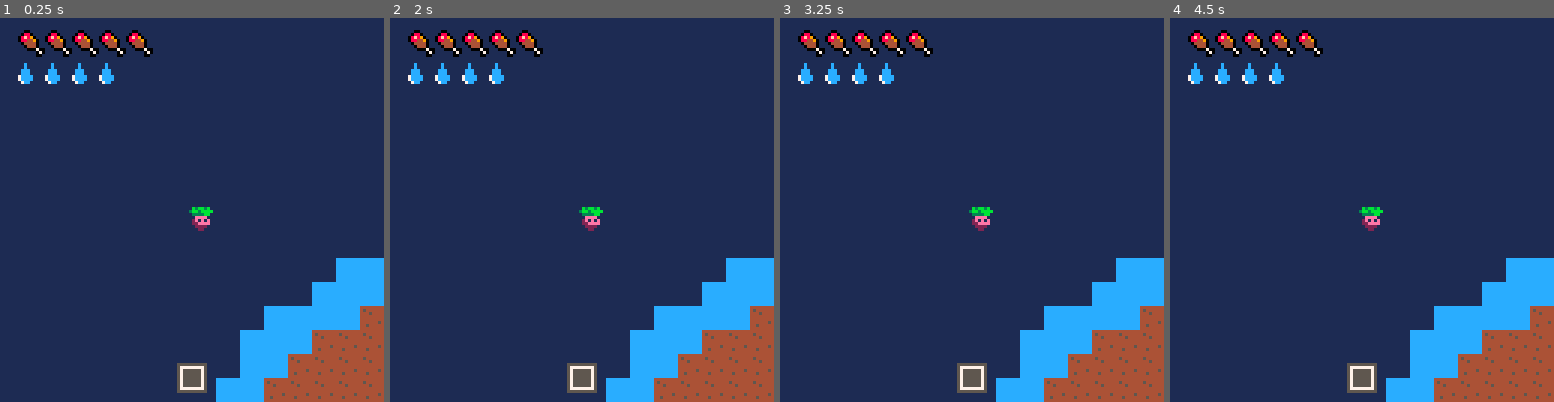
Above: before the commit, frames 1-4 (left to right).
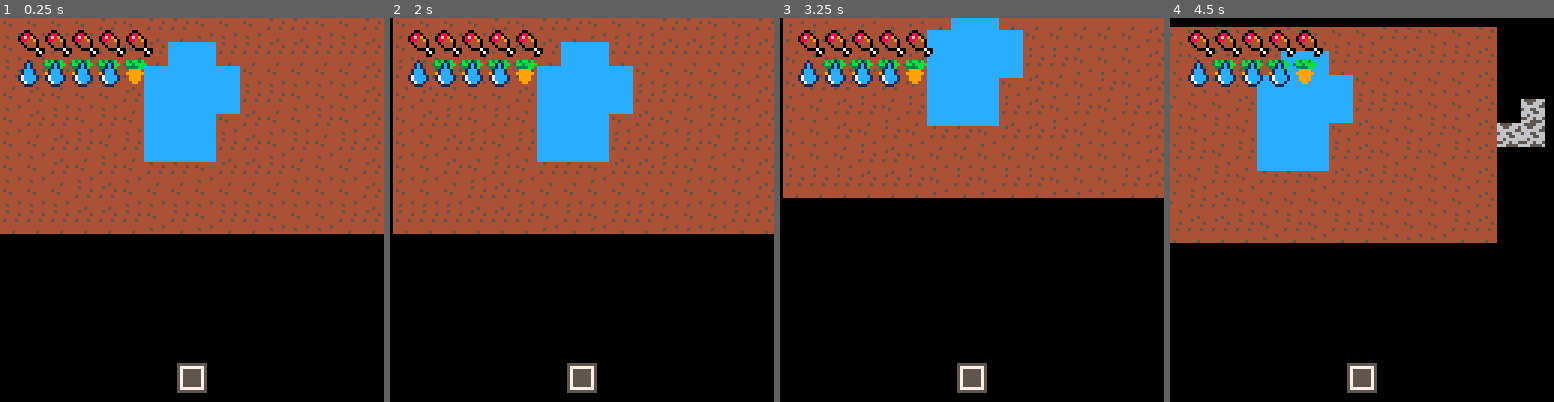
Above: after the commit, the same moments.

Repository: lucaslng/jamhacks-climatastrophe
Game: PICO-8 cartridge climate-collapse.p8
Same seed, same stepped clock (60 frames per second), same inputs: the game is played once before the commit and once after it.
Inputs:
- Up to frame 1 (0.25 s): no input
- Up to frame 2 (2 s): tap O (Z key) at 0.33, 0.7, 1.43 s; hold Left from 1.97 s (still down)
- Up to frame 3 (3.25 s): tap O (Z key) at 2.22, 3.1 s; release Left at 2.37 s; hold Down 2.42-2.82 s; hold Right from 2.87 s (still down)
- Up to frame 4 (4.5 s): release Right at 3.53 s; hold Up 3.58-4.08 s; tap O (Z key) at 3.98 s; hold Right from 4.13 s (still down)

The runs differ from the first frame. In frame 1, 98% of the frame differs, in the area x 0-100%, y 0-100%; in frame 2, 98%; in frame 3, 98%; in frame 4, 98%.

Commit message:
carrot and radish textures

Diff:
--- a/climate-collapse.p8
+++ b/climate-collapse.p8
@@ -56,43 +55,27 @@
 		fx = false,
 		sprite = 1,
 		hunger = 5,
-		thirst = 4
+		thirst = 4,
 	}
 
-	function Player:celx()
-		return flr(self.x / 8)
-	end
-
-	function Player:cely()
-		return flr(self.y / 8)
-	end
-
-	function Player:moveleft()
-		if not fget(mget(flr((self.x - 1) / 8), self:cely()), 7) and not fget(mget(flr((self.x - 1) / 8), flr((self.y + 7) / 8)), 7) then
-			self.x -= 1
-			self.fx = true
-		end
-	end
-
-	function Player:moveright()
-		if not fget(mget(flr((self.x + 8) / 8) , self:cely()), 7) and not fget(mget(flr((self.x + 8) / 8), flr((self.y + 7) / 8)), 7) then
-			self.x += 1
-			self.fx = false
-		end
-	end
-
-	function Player:moveup()
-		if not fget(mget(self:celx(), flr((self.y - 1) / 8)), 7) and not fget(mget(flr((self.x + 7) / 8), flr((self.y - 1) / 8)), 7) then
-			self.y -= 1
-			self.fx = false
-		end
-	end
-
-	function Player:movedown()
-		if not fget(mget(self:celx() , flr((self.y + 8) / 8)), 7) and not fget(mget(flr((self.x + 7) / 8), flr((self.y + 8) / 8)), 7) then
-			self.y += 1
-			self.fx = false
-		end
+	function Player:moveleft(distance)
+		self.x -= distance
+		self.fx = true
+	end
+
+	function Player:moveright(distance)
+		self.x += distance
+		self.fx = false
+	end
+
+	function Player:moveup(distance)
+		self.y -= distance
+		self.fx = false
+	end
+
+	function Player:movedown(distance)
+		self.y += distance
+		self.fx = false
 	end
 
 	function Player:drink(amount)
@@ -102,6 +85,14 @@
 
 	function Player:eat(amount)
 		self.hunger = clamp(self.hunger + amount, 0, 5)
+	end
+
+	function Player:celx()
+		return flr(self.x / 8)
+	end
+
+	function Player:cely()
+		return flr(self.y / 8)
 	end
 
 	tornadoes = {}
@@ -121,77 +112,17 @@
 		return o
 	end
 
-	Tsunami = {
-		x = 0,
-		y = 0,
-		height = 0,
-		fx = false,
-		v = 0,
-		lifetime = 240
-	}
-
-	tsunamies = {}
-
-	function Tsunami:new()
-		o = {}
-		setmetatable(o, self)
-		self.__index = self
-		return o
-	end
-
-	Seed = {
-		x = 0,
-		y = 0,
-		growthRate = 150,
-		type = "", -- Different types of plants
-		isHarvested = false
-	}
-
-	function Seed:new()
-		types = {"Carrot", "Radish"}
-		self.type = types[flr(rnd(#types))+1]
-	end
+
 end
 
 function _update()
-	local moved = false
-
-	if (btn(0)) then Player:moveleft(1) moved = true end
-	if (btn(1)) then Player:moveright(1) moved = true end
-	if (btn(2)) then Player:moveup(1) moved = true end
-	if (btn(3)) then Player:movedown(1) moved = true end
-
-	if moved then
-		if Player.hunger_timer == nil then
-			Player.hunger_timer = 0
-		end
-
-		Player.hunger_timer += 1
-
-		-- hunger drains when moving
-		if Player.hunger_timer >= 300 then
-			Player.hunger = max(0, Player.hunger - 0.5)
-			Player.hunger_timer = 0
-		end
-
-		-- thirst drains when moving
-		if Player.thirst_timer == nil then Player.thirst_timer = 0 end
-			Player.thirst_timer += 1
-			if Player.thirst_timer >= 150 then
-				Player.thirst = max(0, Player.thirst - 1)
-				Player.thirst_timer = 0
-		end
-	end
-
-	-- check if any adjacent tile is water
+	if (btn(0)) Player:moveleft(1)
+	if (btn(1)) Player:moveright(1)
+	if (btn(2)) Player:moveup(1)
+	if (btn(3)) Player:movedown(1)
+
 	if btn(4) then
-		local x = Player:celx()
-		local y = Player:cely()
-
-		if mget(x + 1, y) == 8 or
-		   mget(x - 1, y) == 8 or
-		   mget(x, y + 1) == 8 or
-		   mget(x, y - 1) == 8 then
+		if mget(Player:celx(), Player:cely()) == 8 then
 			Player:drink(1)
 		end
 	end
@@ -209,25 +140,8 @@
 		end
 	end
 
-	foreach(tornadoes, function(t) t.x += t.vx t.y += t.vy t.lifetime -= 1 if (abs(Player.x - t.x) <= 3 and abs(Player.y - t.y) <= 3) then die("You died to a tornado!") end end)
+	foreach(tornadoes, function(t) t.x += t.vx t.y += t.vy t.lifetime -= 1 if (abs(Player.x - t.x) <= 2 and abs(Player.y - t.y) <= 2) then die("You died to a tornado!") end end)
 	if tornadoes[1] != nil and tornadoes[1].lifetime <= 0 then deli(tornadoes, 1) end
-
-	if rnd(480) <= 1 then shake = 1.4 end
-
-	-- if rnd({0, 1}) <= 1 then
-	-- 	local tsunami = Tsunami:new()
-	-- end
-end
-
-function doshake()
-	shakex = 16 - rnd(32)
-	shakey = 16 - rnd(32)
-
-	shakex *= shake
-	shakey *= shake
-
-	shake = shake * 0.95
-	if (shake < 0.05) shake = 0
 end
 
 function _draw()
@@ -243,31 +157,15 @@
 	-- draw hud after resetting camera
 	camera()
 
-	local full_thirst = flr(Player.thirst)
-	local half_thirst = Player.thirst - full_thirst >= 0.5
-
-	for i = 1, full_thirst do
-		spr(5, i * 9 - 4, 14, 2, 2) -- full thirst sprite
-	end
-
-	if half_thirst then
-		spr(44, (full + 1) * 9 - 4, 14, 2, 2) -- half thirst sprite
+	for i = 1, Player.thirst, 1 do
+		spr(5, i * 9 - 3, 14, 2, 2)
 	end
 
 	palt(green, true)
 	palt(black, false)
-
-	local full_hunger = flr(Player.hunger)
-	local half_hunger = Player.hunger - full_hunger >= 0.5
-
-	for i = 1, full_hunger do
-		spr(3, i * 9 - 4, 3, 2, 2) -- full hunger sprite
-	end
-
-	if half_thirst then
-		spr(37, (full + 1) * 9 - 4, 3, 2, 2) -- half hunger sprite
-	end
-
+	for i = 1, Player.hunger, 1 do
+		spr(3, i * 9 - 4, 3, 2, 2)
+	end
 	palt()
 	-- print("" .. Player.x .. " " .. Player.y .. "", 3, 20, white)
 
@@ -324,72 +222,13 @@
 
 
 
-…(33 lines of a section not shown)…
-__gff__
-0000000000000080000000000000000000000000000000000000000000000000000000000000000000000000000000000000000000000000000000000000000000000000000000000000000000000000000000000000000000000000000000000000000000000000000000000000000000000000000000000000000000000000
-0000000000000000000000000000000000000000000000000000000000000000000000000000000000000000000000000000000000000000000000000000000000000000000000000000000000000000000000000000000000000000000000000000000000000000000000000000000000000000000000000000000000000000
 __map__
-0707070707070707070707070707070707070707070707070707070707070707070707070707070707070707070707070707070707070707070707070707070700000000000000000000000000000000000000000000000000000000000000000000000000000000000000000000000000000000000000000000000000000000
-0707070707070707070707070707070707070707070707070707070707070707070707070707070707070707070707070707070707070707070707070707070700000000000000000000000000000000000000000000000000000000000000000000000000000000000000000000000000000000000000000000000000000000
-0707070707070707070707070707070707070707070707070707070707070707070707070707070707070707070707070707070707070707070707070707070700000000000000000000000000000000000000000000000000000000000000000000000000000000000000000000000000000000000000000000000000000000
-0707070707070707070707070707070707070707070707070707070707070707070707070707070707070707070707070707070707070707070707070707070700000000000000000000000000000000000000000000000000000000000000000000000000000000000000000000000000000000000000000000000000000000
-0707070707070707070707070707070707070707070707070707070707070707070707080808080808080808080807070707070707070707070707070707070700000000000000000000000000000000000000000000000000000000000000000000000000000000000000000000000000000000000000000000000000000000
-0707070707070707070707070707070707070707070707070708080808080808080808080808080808080808080808070707070707070707070707070707070700000000000000000000000000000000000000000000000000000000000000000000000000000000000000000000000000000000000000000000000000000000
-0707070707070707070707070707070707070707070708080808080808080808080808080808080808080808080808080707070707070707070707070707070700000000000000000000000000000000000000000000000000000000000000000000000000000000000000000000000000000000000000000000000000000000
-0707070707070707070707070707070707070707080808080808080808080808232323232324232323230808080808080807070707070707070707070707070700000000000000000000000000000000000000000000000000000000000000000000000000000000000000000000000000000000000000000000000000000000
-0707070707070707070707070707070707070808080808080823232323232323232323232323232323232323230808080808070707070707070707070707070700000000000000000000000000000000000000000000000000000000000000000000000000000000000000000000000000000000000000000000000000000000
-0707070707070707070707070707070708080808232323232323232323232323232324232323242323232323232323080808080707070707070707070707070700000000000000000000000000000000000000000000000000000000000000000000000000000000000000000000000000000000000000000000000000000000
-0707070707070707070707070707080808232323232324242323242323242323232323232323242423232323232323230808080807070707070707070707070700000000000000000000000000000000000000000000000000000000000000000000000000000000000000000000000000000000000000000000000000000000
-0707070707070707070707070708080823232323232424232323242323232323232323232323232424232323232323232308080808070707070707070707070700000000000000000000000000000000000000000000000000000000000000000000000000000000000000000000000000000000000000000000000000000000
-0707070707070707070707080808082323232424242323232323242423232323232423232323242324242424232323232323080808070707070707070707070700000000000000000000000000000000000000000000000000000000000000000000000000000000000000000000000000000000000000000000000000000000
-0707070707070707070708080823232323232423232323232424242323232323232323232323232323232323242423232323230808080707070707070707070700000000000000000000000000000000000000000000000000000000000000000000000000000000000000000000000000000000000000000000000000000000
-0707070707070707070708082323232323232423232323232323232323242323232324242324232423242423232323232323230808080707070707070707070700000000000000000000000000000000000000000000000000000000000000000000000000000000000000000000000000000000000000000000000000000000
-0707070707070707070808232323232323242423232423232323232323232323242423232323232308082423232323232423232308080807070707070707070700000000000000000000000000000000000000000000000000000000000000000000000000000000000000000000000000000000000000000000000000000000
-0707070707070707070808232323242323232323232323232323232324232323232323232323232308080823232323232323232308080707070707070707070700000000000000000000000000000000000000000000000000000000000000000000000000000000000000000000000000000000000000000000000000000000
-0707070707070707080808232323242323232423232323232423232324232323232424242323232308082323232423232323232308080707070707070707070700000000000000000000000000000000000000000000000000000000000000000000000000000000000000000000000000000000000000000000000000000000
-0707070707070707070808232323232323232323232323232323232424242424242323232323232323232323232323232324232308080707070707070707070700000000000000000000000000000000000000000000000000000000000000000000000000000000000000000000000000000000000000000000000000000000
-0707070707070707070808082323232324232423232423242324242424242423232323232323242324232323232323242323232308080707070707070707070700000000000000000000000000000000000000000000000000000000000000000000000000000000000000000000000000000000000000000000000000000000
-0707070707070707070808082323232323232323232323232323232323242323232323242423232323232324242323232323230808070707070707070707070700000000000000000000000000000000000000000000000000000000000000000000000000000000000000000000000000000000000000000000000000000000
-0707070707070707070708080823232323232323232323232323232323242323232323232323232323242424232323232323230808070707070707070707070700000000000000000000000000000000000000000000000000000000000000000000000000000000000000000000000000000000000000000000000000000000
-0707070707070707070707080808082323232323232323232323232323242323232323232324242424232323232323232323080808070707070707070707070700000000000000000000000000000000000000000000000000000000000000000000000000000000000000000000000000000000000000000000000000000000
-0707070707070707070707080808080808232323232323232324232323232323232323232323232323232323232323232308080807070707070707070707070700000000000000000000000000000000000000000000000000000000000000000000000000000000000000000000000000000000000000000000000000000000
-0707070707070707070707070808080808080808080808082323232323232323232323232323232323232323232323080808080707070707070707070707070700000000000000000000000000000000000000000000000000000000000000000000000000000000000000000000000000000000000000000000000000000000
-0707070707070707070707070708080808080808080808080808080808080808080808080808080808080808080808080808080707070707070707070707070700000000000000000000000000000000000000000000000000000000000000000000000000000000000000000000000000000000000000000000000000000000
-0707070707070707070707070707070708080808080808080808080808080808080808080808080808080808080807070707070707070707070707070707070700000000000000000000000000000000000000000000000000000000000000000000000000000000000000000000000000000000000000000000000000000000
-0707070707070707070707070707070707070708080808080808080808080808080808080808080808080707070707070707070707070707070707070707070700000000000000000000000000000000000000000000000000000000000000000000000000000000000000000000000000000000000000000000000000000000
-0707070707070707070707070707070707070707070707070707070707070707070707070707070707070707070707070707070707070707070707070707070700000000000000000000000000000000000000000000000000000000000000000000000000000000000000000000000000000000000000000000000000000000
-0707070707070707070707070707070707070707070707070707070707070707070707070707070707070707070707070707070707070707070707070707070700000000000000000000000000000000000000000000000000000000000000000000000000000000000000000000000000000000000000000000000000000000
-0707070707070707070707070707070707070707070707070707070707070707070707070707070707070707070707070707070707070707070707070707070700000000000000000000000000000000000000000000000000000000000000000000000000000000000000000000000000000000000000000000000000000000
-0707070707070707070707070707070707070707070707070707070707070707070707070707070707070707070707070707070707070707070707070707070700000000000000000000000000000000000000000000000000000000000000000000000000000000000000000000000000000000000000000000000000000000
+2323232324232424232323242423232400000000000000000000000000000000000000000000000000000000000000000000000000000000000000000000000000000000000000000000000000000000000000000000000000000000000000000000000000000000000000000000000000000000000000000000000000000000
+2323242324232408082424242424242400000000000000000000000000000000000000000000000000000000000000000000000000000000000000000000000000000000000000000000000000000000000000000000000000000000000000000000000000000000000000000000000000000000000000000000000000000000
+2424242323240808080823232323232400000002000000000000000000000000000000000000000000000000000000000000000000000000000000000000000000000000000000000000000000000000000000000000000000000000000000000000000000000000000000000000000000000000000000000000000000000000
+2324232323240808080824242323232400020000000000000000000000000000000000000000000000000000000000000000000000000000000000000000000000000000000000000000000000000000000000000000000000000000000000000000000000000000000000000000000000000000000000000000000000000000
+2324242324230808082324232324232402020000000000000000000000000000000000000000000000000000000000000000000000000000000000000000000000000000000000000000000000000000000000000000000000000000000000000000000000000000000000000000000000000000000000000000000000000000
+2323242423240808082424232423242400000000000000000000000000000000000000000000000000000000000000000000000000000000000000000000000000000000000000000000000000000000000000000000000000000000000000000000000000000000000000000000000000000000000000000000000000000000
+2323242324232424232424242323232400000000000000000000000000000000000000000000000000000000000000000000000000000000000000000000000000000000000000000000000000000000000000000000000000000000000000000000000000000000000000000000000000000000000000000000000000000000
+2323232424232323232323232323232400000000000000000000000000000000000000000000000000000000000000000000000000000000000000000000000000000000000000000000000000000000000000000000000000000000000000000000000000000000000000000000000000000000000000000000000000000000
+2424242424242324232424232323242400000000000000000000000000000000000000000000000000000000000000000000000000000000000000000000000000000000000000000000000000000000000000000000000000000000000000000000000000000000000000000000000000000000000000000000000000000000
Not shown, changed: 65 lines of the sprite sheet (__gfx__) section of climate-collapse.p8
